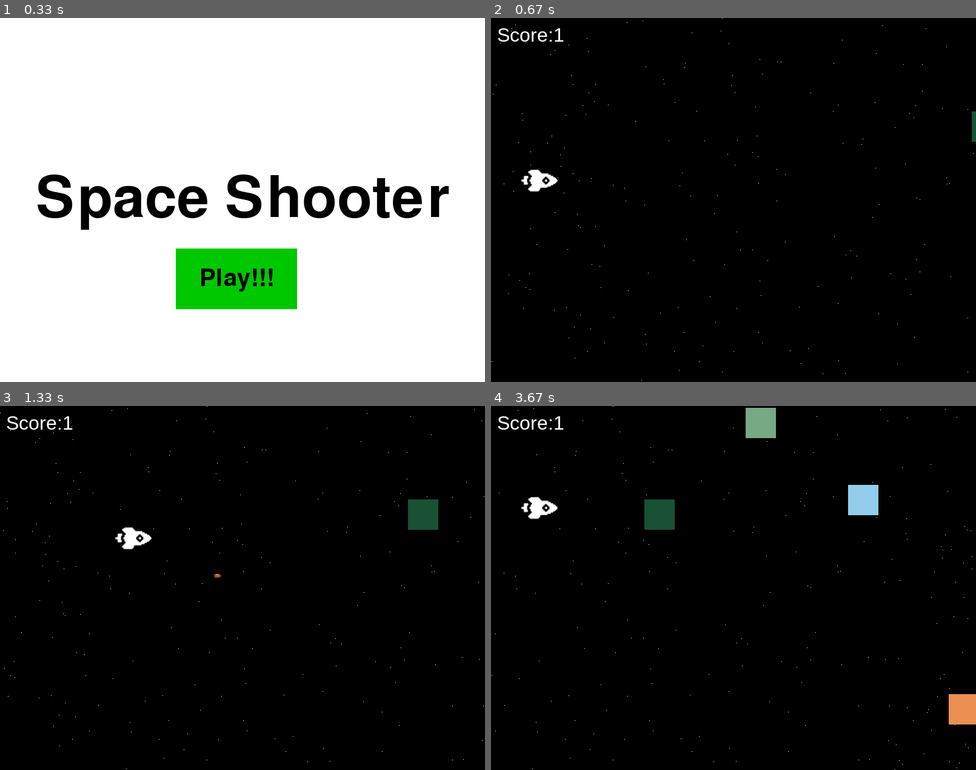
Above: before the commit, frames 1-4 (two rows, left to right).
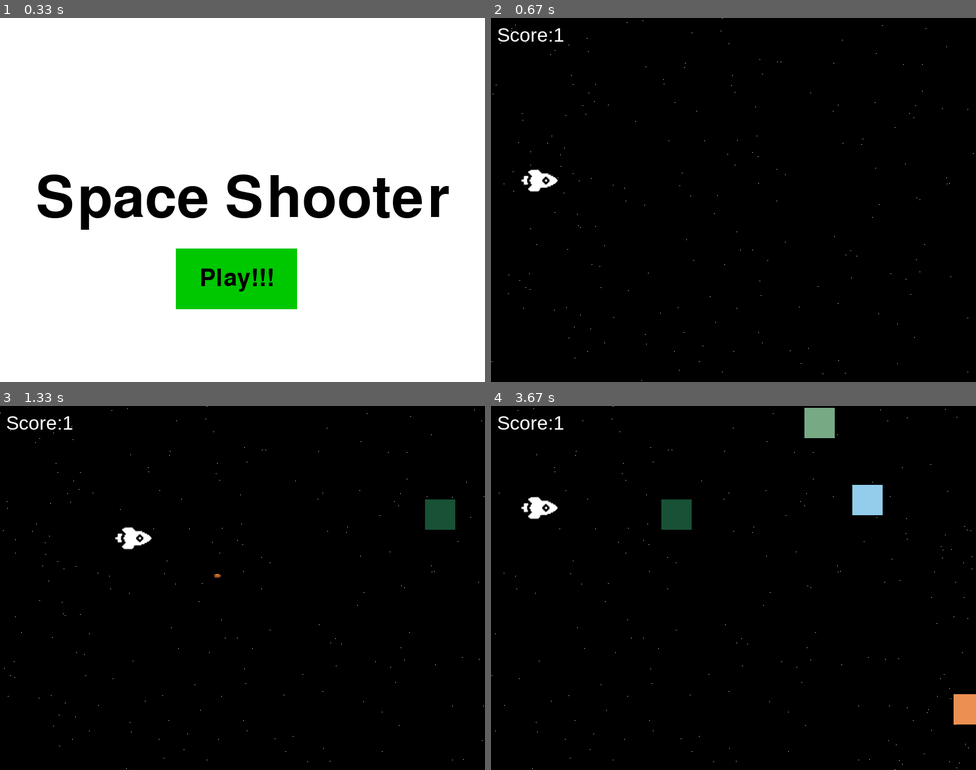
Above: after the commit, the same moments.

Repository: Rmdru/HR-pygame
Game: pygame game, started from main.py
Same seed, same stepped clock (60 frames per second), same inputs: the game is played once before the commit and once after it.
Inputs (mouse positions are in pixels of both pictures, inside the frame that each line leads up to):
- Up to frame 1 (0.33 s): no input
- Up to frame 2 (0.67 s): click "Play!!!" at 0.38 s
- Up to frame 3 (1.33 s): hold D 0.67-1.13 s; move the mouse to (223, 602) at 0.7 s; hold W from 1.17 s (still down); tap Space at 1.23 s
- Up to frame 4 (3.67 s): release W at 1.47 s; hold D 1.5-1.97 s; tap Space at 1.57, 1.87, 2.07, 2.37, 2.63, 2.97, 3.27, 3.4 s; hold A 2-2.53 s; hold S 2.57-2.87 s; hold A 2.9-3.3 s; hold W from 3.33 s (still down)

Frame 1 is identical in both runs. In frame 2, less than 0.1% of the frame differs, in the area x 99-100%, y 25-34%; in frame 3, 0.6%; in frame 4, 1.9%, in the area x 31-96%, y 0-88%.

Commit message:
FEATURE: added random spawn position

Diff:
--- a/main.py
+++ b/main.py
@@ -137,8 +137,9 @@
     #function to spawn targets
     def spawn_targets():
         for i in range(target_amount):
+            random_pos = random.randint(50, 200)
             target_color = (random.randint(0, 255), random.randint(0, 255), random.randint(0, 255))
-            target_surface = pygame.Rect(random.randint(SCREEN_WIDTH, SCREEN_WIDTH + 50), random.randint(0, SCREEN_HEIGHT - TARGET_SIZE), TARGET_SIZE, TARGET_SIZE)
+            target_surface = pygame.Rect(random.randint(SCREEN_WIDTH, SCREEN_WIDTH + random_pos), random.randint(0, SCREEN_HEIGHT - TARGET_SIZE), TARGET_SIZE, TARGET_SIZE)
             targets_surface.append(target_surface)
             targets_color.append(target_color)
 
